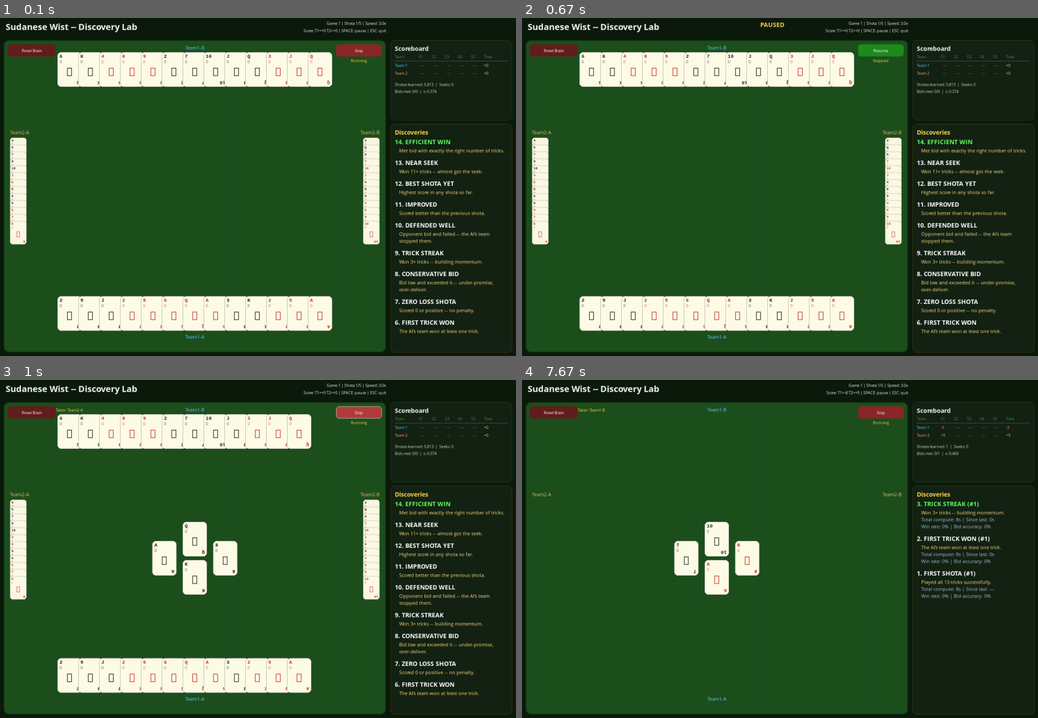
Above: before the commit, frames 1-4 (two rows, left to right).
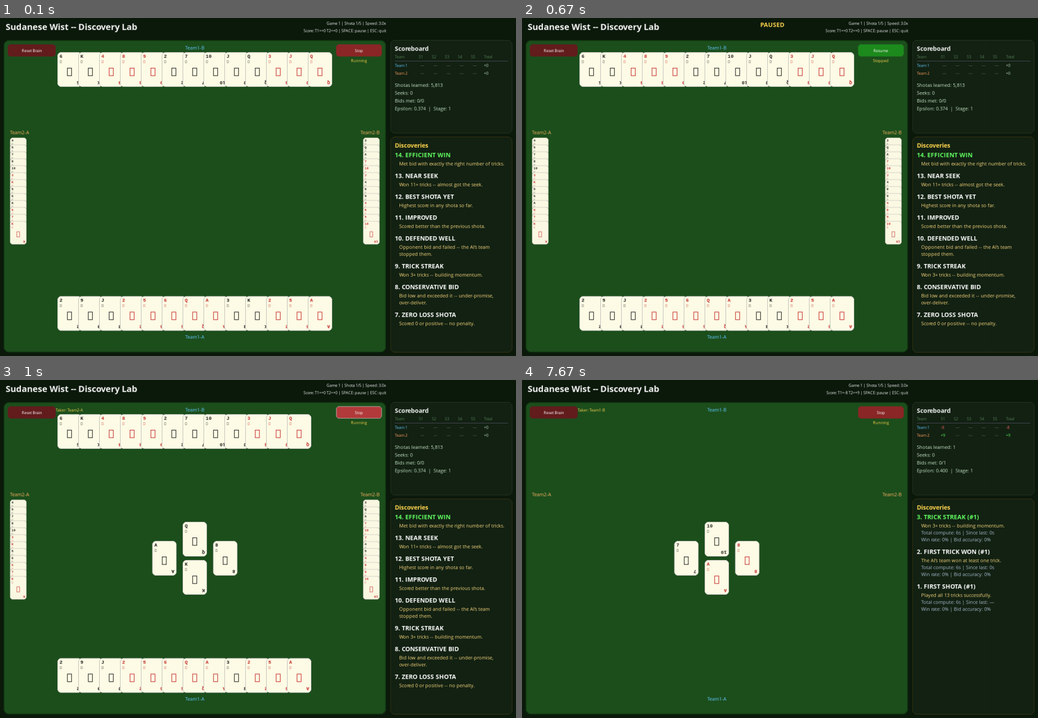
Above: after the commit, the same moments.

Repository: aamagzoub/engineering-intelligence
Game: pygame game, started from gui_wist_discovery/main.py
Two runs of this game, one before a commit and one after it. Both use one fixed random seed, a clock stepped at 60 frames per second and the inputs below.
Inputs (mouse positions are in pixels of both pictures, inside the frame that each line leads up to):
- Up to frame 1 (0.1 s): no input
- Up to frame 2 (0.67 s): tap Space at 0.33 s
- Up to frame 3 (1 s): click "Resume" at 0.72 s
- Up to frame 4 (7.67 s): click (800, 592) at 1.05 s; click (712, 525) at 1.38 s; click "Reset Brain" at 1.72 s; click (625, 528) at 2.05 s; click (826, 461) at 2.38 s; tap Space at 4.37, 5.37, 6.77, 7.07 s; click (666, 528) at 4.75 s; click (594, 491) at 5.08 s; click (769, 670) at 5.75 s; click (583, 488) at 6.08 s; click (970, 680) at 6.42 s; click (671, 555) at 7.32 s; click (934, 461) at 7.65 s

The runs differ from the first frame. In frame 1, 3.8% of the frame differs, in the area x 75-100%, y 19-94%; in frame 2, 3.8%; in frame 3, 3.8%; in frame 4, 2.4%.

Commit message:
Scoreboard stats: 4 lines, bigger font, stage shown. Compute time excludes paused periods

Diff:
--- a/gui_wist_discovery/main.py
+++ b/gui_wist_discovery/main.py
@@ -104,6 +104,8 @@
         self._milestones_list = []  # Ordered discovered behaviors.
         self._app_start_time = __import__('time').monotonic()
         self._last_discovery_time = None
+        self._total_paused_time = 0.0  # Accumulated paused seconds.
+        self._pause_start = None  # When current pause began.
 
         # Load previously discovered milestones.
         self._load_milestones()
@@ -708,7 +710,6 @@
 
     def _trigger(self, key, msg):
         """Record a discovered behavior with structured multi-line format."""
-        import time
         if key not in self._milestones_achieved:
             self._milestones_achieved.add(key)
 
@@ -726,20 +727,18 @@
                 base_desc = msg
 
             # Compute times.
-            now = time.monotonic()
-            app_start = getattr(self, '_app_start_time', now)
-            last_disc_time = getattr(self, '_last_discovery_time', None)
-
-            total_sec = now - app_start
-            total_str = self._format_time(total_sec)
+            now_compute = self._get_compute_time()
+            last_disc_time = getattr(self, '_last_discovery_compute', None)
+
+            total_str = self._format_time(now_compute)
 
             if last_disc_time is not None:
-                delta_sec = now - last_disc_time
+                delta_sec = now_compute - last_disc_time
                 delta_str = self._format_time(delta_sec)
             else:
                 delta_str = "—"
 
-            self._last_discovery_time = now
+            self._last_discovery_compute = now_compute
 
             # Multi-line structured description.
             desc = (
@@ -1005,12 +1004,12 @@
                 if event.key == pygame.K_ESCAPE:
                     self.running = False
                 elif event.key == pygame.K_SPACE:
-                    self.paused = not self.paused
+                    self._toggle_pause()
             elif event.type == pygame.MOUSEBUTTONDOWN and event.button == 1:
                 if self._continue_btn_rect and self._continue_btn_rect.collidepoint(event.pos):
                     self._on_continue()
                 if self._mode_btn_rect and self._mode_btn_rect.collidepoint(event.pos):
-                    self.paused = not self.paused
+                    self._toggle_pause()
                 if self._reset_btn_rect and self._reset_btn_rect.collidepoint(event.pos):
                     self._reset_brain()
             elif event.type == pygame.MOUSEWHEEL:
@@ -1023,6 +1022,30 @@
             self._start_new_shota()
         elif self.state == "game_over":
             self._start_new_game()
+
+    def _toggle_pause(self):
+        """Toggle pause and track paused time accurately."""
+        import time
+        if self.paused:
+            # Resuming — record how long we were paused.
+            if self._pause_start is not None:
+                self._total_paused_time += time.monotonic() - self._pause_start
+                self._pause_start = None
+        else:
+            # Pausing — record when pause started.
+            self._pause_start = time.monotonic()
+        self.paused = not self.paused
+
+    def _get_compute_time(self) -> float:
+        """Get actual compute seconds (excludes paused time)."""
+        import time
+        now = time.monotonic()
+        total_elapsed = now - self._app_start_time
+        paused = self._total_paused_time
+        # If currently paused, add current pause duration.
+        if self._pause_start is not None:
+            paused += now - self._pause_start
+        return total_elapsed - paused
 
     def _reset_brain(self):
         """Reset discovery agent — start from scratch."""
@@ -1195,7 +1218,7 @@
         panel_w = 280
 
         # === Box 1: Scoreboard ===
-        score_h = 185
+        score_h = 215
         score_rect = pygame.Rect(px, 60, panel_w, score_h)
         pygame.draw.rect(self.screen, PANEL_DARK, score_rect, border_radius=10)
         pygame.draw.rect(self.screen, (40, 60, 40), score_rect, width=1, border_radius=10)
@@ -1246,12 +1269,14 @@
         y += 8
         # Stats below the table.
         stats = [
-            f"Shotas learned: {self.discovery.episodes_trained:,}  |  Seeks: {self.seeks_achieved}",
-            f"Bids met: {self.bids_met}/{self.bids_met + self.bids_failed}  |  ε: {self.discovery.epsilon:.3f}",
+            f"Shotas learned: {self.discovery.episodes_trained:,}",
+            f"Seeks: {self.seeks_achieved}",
+            f"Bids met: {self.bids_met}/{self.bids_met + self.bids_failed}",
+            f"Epsilon: {self.discovery.epsilon:.3f}  |  Stage: {self._opponent_stage}",
         ]
         for s in stats:
-            self.screen.blit(self.fonts["small"].render(s, True, TEXT_LIGHT), (px + 10, y))
-            y += 16
+            self.screen.blit(self.fonts["medium"].render(s, True, TEXT_LIGHT), (px + 10, y))
+            y += 18
 
         # === Box 2: Discoveries ===
         disc_top = 60 + score_h + 8
